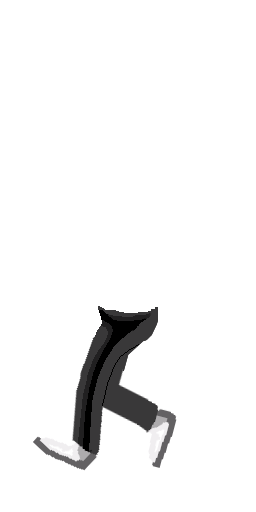
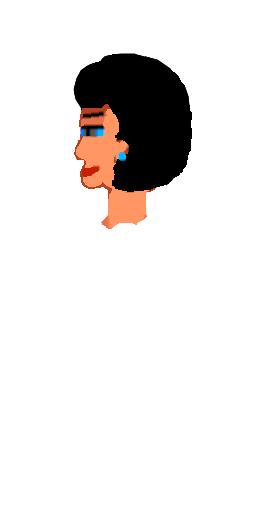
Before/after of a 256×512 layered artwork. What changed in the layer stack:
hid "Legs5L" over (33, 306, 177, 471)
showed "HeadL", moved it above "ArmsL", painted on it over (73, 53, 192, 229)
